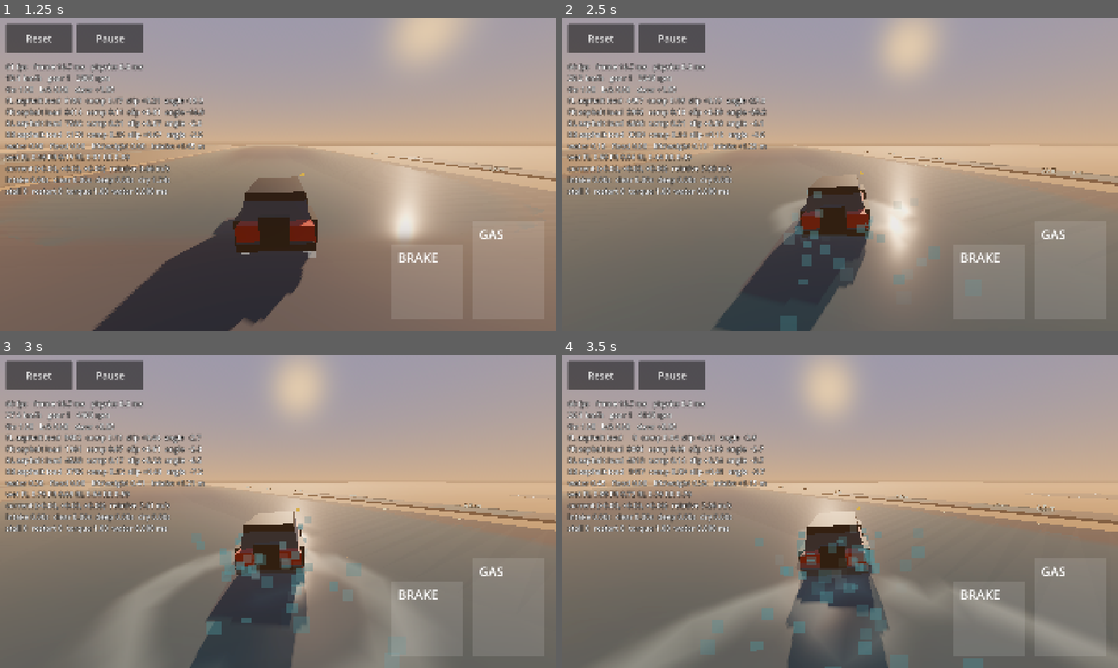
Above: before the commit, frames 1-4 (two rows, left to right).
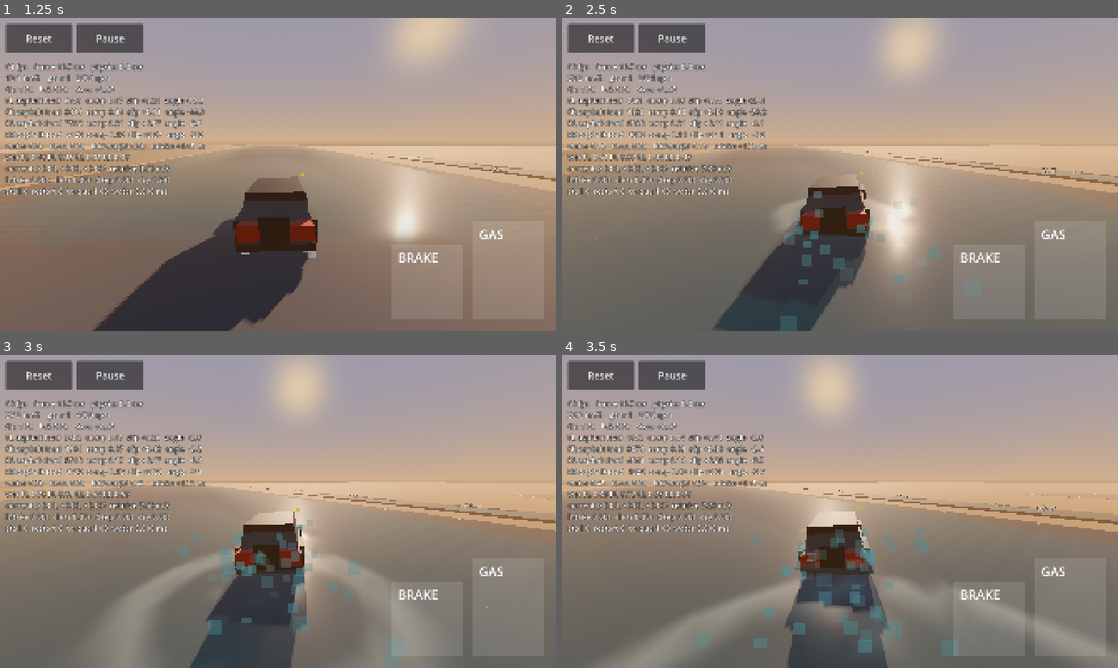
Above: after the commit, the same moments.

Repository: Stoian02/ridge
Game: Godot game, scene res://debug/water_wave_entry_check.tscn
The game is run twice, just before and just after one commit, with the same random seed, the same clock (stepped at 60 frames per second) and the same inputs. This scene is started directly instead of the project's main scene.
Inputs (mouse positions are in pixels of both pictures, inside the frame that each line leads up to):
- Up to frame 1 (1.25 s): tap Enter at 0.5 s; move the mouse to (400, 158) at 0.52 s; hold D (steer_right) from 0.53 s (still down); tap W (throttle) at 0.6 s; click (400, 158) at 0.67 s
- Up to frame 2 (2.5 s): release D (steer_right) at 1.25 s; drag from (728, 190) to (812, 237) at 1.27 s; move the mouse to (895, 105) at 2.02 s; hold D (steer_right) from 2.03 s (still down); hold Shift from 2.03 s (still down); tap W (throttle) at 2.3 s
- Up to frame 3 (3 s): release D (steer_right) at 2.75 s; release Shift at 2.75 s; drag from (250, 574) to (111, 464) at 2.77 s
- Up to frame 4 (3.5 s): no input

Frame 1 is identical in both runs. In frame 2, 0.2% of the frame differs, in the area x 6-93%, y 18-74%; in frame 3, 0.7%; in frame 4, 2.2%, in the area x 3-96%, y 18-100%.

Commit message:
Spread the wake and throw the entry splash forward
The owner asked for the trailing wake to be refined and for the waves to
feel more connected, "for example, the initial splash to be bigger
towards the cars direction of movement".

Wake packets now alternate to either side of the travel line by a share
of the hull's half width, so the trail reads as a widening V instead of
one file of rings. Entering water adds a short, fading boost to the bow
crest, which already sits ahead of the hull and wraps its sides, so the
splash leans the way the car is going; the symmetric entry ring is
unchanged. The spray cone tilts toward travel rather than firing
straight up out of a moving car, capped so it stays an upward cone.

WaterWaveField.set_bow clamped the crest to bow_amplitude, which
swallowed the boost, so its ceiling now covers bow_amplitude plus the
entry kick, and WaterWaveProfile requires that sum to stay inside the
field's maximum offset. The wake's sideways offset uses the hull's own
width, not bow_width, so bow shape still cannot move wake packets.

Ambient waves, entry cadence, car tuning, surfaces, level geometry and
the shared CPU/GPU wave maths are untouched; parity re-measured at
0.29 micrometres. Suite: 783 passing, one inherited pending.

Co-Authored-By: Claude Opus 5 <noreply@anthropic.com>
Claude-Session: https://claude.ai/code/session_01RhfJavT34eWyW3enLLKWgH

Diff:
--- a/effects/water_effects.gd
+++ b/effects/water_effects.gd
@@ -1,10 +1,13 @@
 class_name WaterEffects
 extends Node3D
 ## One bounded surface emitter shared by entry splashes and the short wake.
+## The spray cone tilts toward travel; it never becomes horizontal.
 ## Updated by CarEffects, before CarAudio; no independent sampling or forces.
 
 const AMOUNT := 32
 const LIFETIME := 0.50
+## Horizontal share of the spray cone's aim at speed; the cone stays upward.
+const MAXIMUM_LEAN := 0.6
 
 var car: Car
 var emitter: CPUParticles3D
@@ -79,6 +82,14 @@
 	if _entry_left > 0.0 and total > 0.0:
 		strength = maxf(strength, entry_strength)
 	if total > 0.0 and strength > 0.01:
+		# Thrown water follows the car, so the cone leans the way it is moving
+		# rather than going straight up out of a moving hull.
+		var lean := Vector3(relative.x, 0.0, relative.z)
+		if lean.length() > 0.1:
+			emitter.direction = (Vector3.UP + lean.normalized()
+				* clampf(horizontal / 6.0, 0.0, MAXIMUM_LEAN)).normalized()
+		else:
+			emitter.direction = Vector3.UP
 		emitter.global_transform = Transform3D(Basis.IDENTITY, surface / total)
 		emitter.color = Color(tint.lightened(0.35), strength * 0.55)
 		emitter.initial_velocity_min = 0.4 + strength
--- a/tests/unit/test_water_feedback.gd
+++ b/tests/unit/test_water_feedback.gd
@@ -175,3 +175,20 @@
 	rig.car.reset_to(Transform3D(Basis.IDENTITY, Vector3(0.0, 2.0, 0.0)))
 	rig.audio._process(0.016)
 	assert_false(entry.playing)
+
+
+## Water thrown by a moving car travels with it, so the spray cone leans toward
+## the car's motion while still pointing upward.
+func test_the_spray_cone_leans_toward_travel_but_never_lies_flat() -> void:
+	var effects := WaterEffects.new()
+	var upright := WaterEffects.MAXIMUM_LEAN
+	assert_between(upright, 0.0, 1.0, "the lean is a share of an upward cone")
+	# Vector3.UP plus a horizontal share, normalised: the vertical part stays
+	# dominant at any speed, so the cone never becomes a horizontal jet.
+	for share: float in [0.0, upright * 0.5, upright]:
+		var aim := (Vector3.UP + Vector3(share, 0.0, 0.0)).normalized()
+		assert_gt(aim.y, 0.8, "share %.2f keeps the cone upward" % share)
+	var slow := (Vector3.UP + Vector3(1.0, 0.0, 0.0) * clampf(1.0 / 6.0, 0.0, upright)).normalized()
+	var fast := (Vector3.UP + Vector3(1.0, 0.0, 0.0) * clampf(9.0 / 6.0, 0.0, upright)).normalized()
+	assert_gt(fast.x, slow.x, "a faster car throws its spray further forward")
+	effects.free()
--- a/tests/unit/test_water_wave_source.gd
+++ b/tests/unit/test_water_wave_source.gd
@@ -86,3 +86,79 @@
 	for slot: WaterWaveField.Packet in field._slots:
 		if slot.active:
 			assert_eq(slot.body_id, &"pool")
+
+
+## An entry throws water the way the car is already going: the bow crest, which
+## sits ahead of the hull, is boosted briefly on top of the symmetric ring.
+func test_entry_leans_the_crest_toward_travel_and_the_boost_fades() -> void:
+	var field := WaterWaveField.new()
+	var wet := _wet()
+	var steady := WaterWaveSource.new()
+	# A car already in the water, at the same speed, is the comparison.
+	for tick in 240:
+		steady.step(1.0 / 120.0, wet, field)
+		field.step(1.0 / 120.0)
+	field.step(0.0)
+	var settled := WaterWaveSnapshot.new()
+	field.write_snapshot(&"pool", false, settled)
+	var cruising: float = settled.bow.z
+
+	var entering := WaterWaveField.new()
+	var source := WaterWaveSource.new()
+	var dry := _wet()
+	dry.body_immersion = 0.0
+	for tick in 120:
+		source.step(1.0 / 120.0, dry, entering)
+		entering.step(1.0 / 120.0)
+	source.step(1.0 / 120.0, wet, entering)
+	assert_eq(source.entries, 1, "the entry ring is still emitted")
+	# The crest ramps in over bow_rise_seconds, so the boost shows as a peak
+	# over the following moments rather than on the entry tick itself.
+	var peak := 0.0
+	for tick in 36:
+		entering.step(1.0 / 120.0)
+		var rising := WaterWaveSnapshot.new()
+		entering.write_snapshot(&"pool", false, rising)
+		peak = maxf(peak, rising.bow.z)
+		source.step(1.0 / 120.0, wet, entering)
+	assert_gt(peak, cruising, "entering leans the crest forward harder than cruising does")
+	assert_lte(peak, entering.profile.bow_amplitude + entering.profile.entry_kick_amplitude,
+			"the boost stays inside its own ceiling")
+
+	# Allow the boost to expire and the crest itself to fall back (bow_fall_seconds).
+	for tick in int((entering.profile.entry_kick_seconds + 1.5) * 120.0):
+		source.step(1.0 / 120.0, wet, entering)
+		entering.step(1.0 / 120.0)
+	entering.step(0.0)
+	var faded := WaterWaveSnapshot.new()
+	entering.write_snapshot(&"pool", false, faded)
+	assert_almost_eq(faded.bow.z, cruising, 0.002, "the boost fades back to the cruising crest")
+
+
+## Consecutive wake packets straddle the centre line, so the trail spreads into
+## a V instead of a single file of rings behind the car.
+func test_wake_packets_alternate_across_the_travel_line() -> void:
+	var field := WaterWaveField.new()
+	var source := WaterWaveSource.new()
+	var wet := _wet()
+	var sides: Array[float] = []
+	for tick in 600:
+		source.step(1.0 / 120.0, wet, field)
+		field.step(1.0 / 120.0)
+		if source.wakes > sides.size():
+			field.step(0.0)
+			var snapshot := WaterWaveSnapshot.new()
+			field.write_snapshot(&"pool", false, snapshot)
+			var latest := Vector2.ZERO
+			var newest := INF
+			for index in range(WaterWaveProfile.ENTRY_SLOTS, WaterWaveProfile.PACKET_SLOTS):
+				var packet := snapshot.packets[index]
+				if packet.w > 0.0 and packet.z < newest:
+					newest = packet.z
+					latest = Vector2(packet.x, packet.y)
+			# Travel is +Z, so the across-track axis is X.
+			sides.append(signf(latest.x - wet.wake_at.x))
+	assert_gt(sides.size(), 3, "several wake packets were emitted")
+	for index in range(1, sides.size()):
+		assert_ne(sides[index], sides[index - 1], "wake packet %d swaps side" % index)
+		assert_ne(sides[index], 0.0, "each packet is offset from the centre line")
--- a/water/waves/water_wave_field.gd
+++ b/water/waves/water_wave_field.gd
@@ -85,7 +85,10 @@
 	_next_bow_direction = direction.normalized() if direction.length_squared() > 0.000001 else Vector2.UP
 	_next_bow_width = maxf(1.5, width * 0.5 + 1.0)
 	_next_bow_sweep = sweep
-	_next_bow_target = clampf(amplitude, 0.0, profile.bow_amplitude) if body != &"" else 0.0
+	# The ceiling covers the steady crest plus an entry's short-lived boost;
+	# WaterWaveProfile keeps that sum inside the field's maximum offset.
+	var ceiling := profile.bow_amplitude + profile.entry_kick_amplitude
+	_next_bow_target = clampf(amplitude, 0.0, ceiling) if body != &"" else 0.0
 
 
 ## Advance old sources, then commit queued new ones at age zero. Zero is a valid
--- a/water/waves/water_wave_profile.gd
+++ b/water/waves/water_wave_profile.gd
@@ -30,19 +30,31 @@
 @export var bow_half_length: float = 1.5
 @export var bow_rise_seconds: float = 0.12
 @export var bow_fall_seconds: float = 0.40
+## Entry throws water the way the car is already moving: a short-lived boost to
+## the bow crest, on top of the symmetric entry ring. 0 restores the plain ring.
+@export var entry_kick_amplitude: float = 0.045
+@export var entry_kick_seconds: float = 0.45
+## Wake packets alternate to this fraction of the hull's half width either side
+## of the centre line, so the trail reads as a spreading V rather than one file.
+@export_range(0.0, 1.0) var wake_side_fraction: float = 0.55
 
 
 func is_valid() -> bool:
 	for value: float in [mesh_pitch, maximum_offset, depth_fraction, shore_distance,
 			ambient_wavelengths.x, ambient_wavelengths.y, ambient_periods.x, ambient_periods.y,
 			entry_life, wake_life, onset_seconds, fade_seconds, front_width, front_speed,
-			core_radius, bow_half_length, bow_rise_seconds, bow_fall_seconds]:
+			core_radius, bow_half_length, bow_rise_seconds, bow_fall_seconds,
+			entry_kick_seconds]:
 		if not is_finite(value) or value <= 0.0:
 			return false
 	for value: float in [ambient_amplitudes.x, ambient_amplitudes.y, radial_decay,
-			entry_amplitude, wake_amplitude, bow_amplitude]:
+			entry_amplitude, wake_amplitude, bow_amplitude, entry_kick_amplitude,
+			wake_side_fraction]:
 		if not is_finite(value) or value < 0.0:
 			return false
+	# An entry boost rides on the bow crest, so their sum is the real ceiling.
+	if bow_amplitude + entry_kick_amplitude > maximum_offset:
+		return false
 	return maximum_offset <= 0.12 and depth_fraction <= 0.20 \
 		and ambient_phases.is_finite() and ambient_direction_a.is_finite() \
 		and ambient_direction_b.is_finite() and ambient_direction_a.length_squared() > 0.0 \
--- a/water/waves/water_wave_source.gd
+++ b/water/waves/water_wave_source.gd
@@ -31,6 +31,12 @@
 var _direction := Vector2.UP
 var _width := 1.8
 var _sweep := 1.5
+## Entry boost carried on the bow crest, so the splash leans the way the car is
+## travelling. Decays on its own; it is not a second packet or a car force.
+var _kick_peak := 0.0
+var _kick_seconds := 0.0
+## Alternates -1/+1 so consecutive wake packets straddle the centre line.
+var _wake_side := 1.0
 
 
 func reset() -> void:
@@ -44,6 +50,9 @@
 	_bow_body = &""
 	_wake_seconds = 0.0
 	_wake_distance = 0.0
+	_kick_peak = 0.0
+	_kick_seconds = 0.0
+	_wake_side = 1.0
 
 
 func step(delta: float, observation: Observation, field: WaterWaveField) -> void:
@@ -77,8 +86,14 @@
 		if field.queue_packet(WaterWaveField.Kind.ENTRY, _body, observation.at,
 				observation.current, minf(0.08, entry * size_factor) * deep_fade, Vector2.UP, radius):
 			entries += 1
+		# The ring stays symmetric; the lean comes from the bow crest ahead of
+		# the hull, which already wraps its sides.
+		_kick_peak = field.profile.entry_kick_amplitude * size_factor * deep_fade \
+			* clampf(speed / 4.0, 0.25, 1.0)
+		_kick_seconds = field.profile.entry_kick_seconds
 		_armed = false
 	_previous_immersion = wet
+	_kick_seconds = maxf(0.0, _kick_seconds - delta)
 	var weight := maxf(clampf(wet / 0.35, 0.0, 1.0), 0.15 * observation.wheel_immersion)
 	var strength := smoothstep(0.75, 8.0, speed) * weight * deep_fade
 	if _body == &"":
@@ -92,14 +107,32 @@
 		_wake_seconds += delta
 		_wake_distance += speed * delta
 		if _wake_seconds >= 0.30 - 0.00000001 and _wake_distance >= 1.0 - 0.00000001:
-			if field.queue_packet(WaterWaveField.Kind.WAKE, _body, observation.wake_at,
+			# The hull's own width, never the bow's shape parameters: bow tuning
+			# must not move wake packets (test_water_wave_bow guards this).
+			var across := Vector2(-_direction.y, _direction.x) * _wake_side \
+				* (observation.size.x * 0.5 * field.profile.wake_side_fraction)
+			var side_at := observation.wake_at + across
+			if field.queue_packet(WaterWaveField.Kind.WAKE, _body, side_at,
 					observation.current, minf(0.03, field.profile.wake_amplitude * size_factor * strength), _direction):
 				wakes += 1
+				_wake_side = -_wake_side
 			_wake_seconds = 0.0
 			_wake_distance = 0.0
 	else:
 		_wake_seconds = 0.0
 		_wake_distance = 0.0
 	# Keep the last wet body's bow location while fading, not an abrupt reset.
+	# Linear fade from the entry's peak, independent of frame rate.
+	var kick := 0.0
+	if _kick_seconds > 0.0 and field.profile.entry_kick_seconds > 0.0:
+		kick = _kick_peak * (_kick_seconds / field.profile.entry_kick_seconds)
+	# A slow entry produces no bow strength of its own, but its kick still needs
+	# somewhere to sit, so adopt the entering body's frame for it.
+	if kick > 0.0 and _bow_body == &"" and _body != &"":
+		_bow_body = _body
+		_bow_at = observation.bow_at
+		_width = observation.bow_width
+		_sweep = observation.bow_sweep
+	var crest := minf(0.05, field.profile.bow_amplitude * size_factor * strength) + kick
 	field.set_bow(_bow_body, _bow_at, _direction, _width,
-		minf(0.05, field.profile.bow_amplitude * size_factor * strength), _sweep)
+		minf(field.profile.bow_amplitude + field.profile.entry_kick_amplitude, crest), _sweep)
Not shown, added: docs/notes/m6w-wake-and-splash-2026-09-24.md
